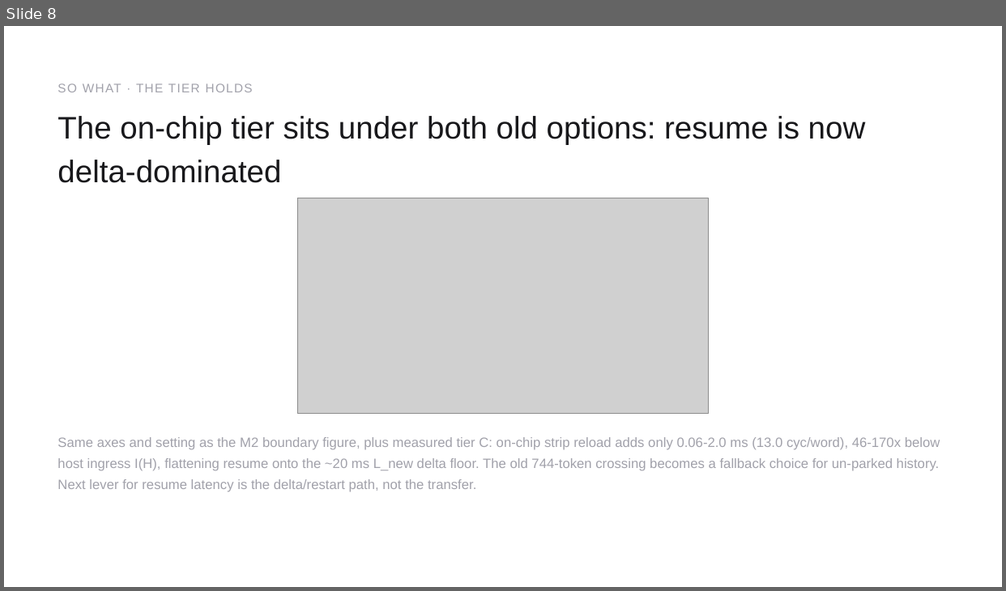
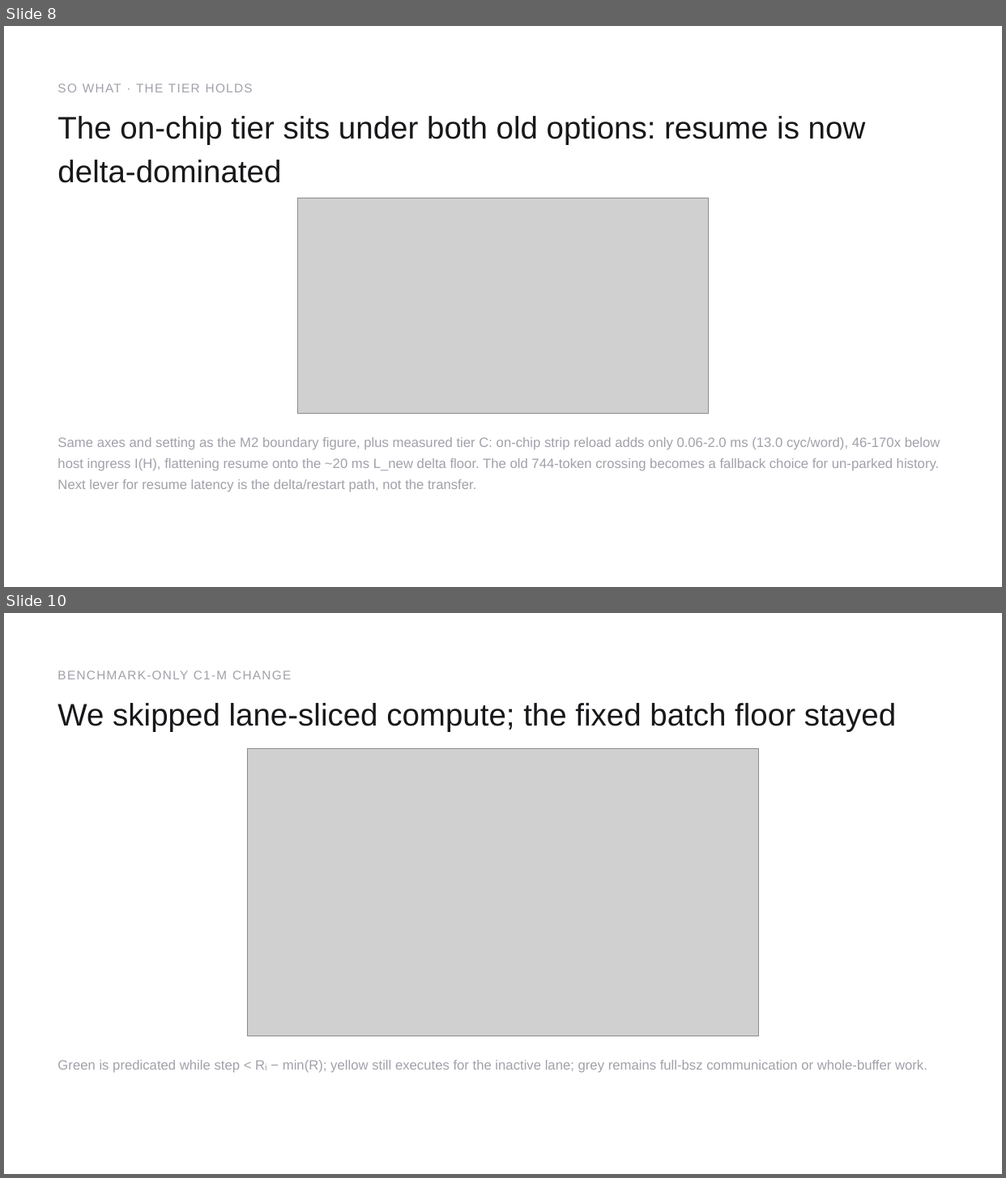
Before and after one commit to happyandslow/agent-memory, a slide deck: projects/WaferEngine-staging/meetings/2026-08-24.pptx. Shown one above the other, each under a label of ours: slide 8 before the commit, slides 8 and 10 after it; the slides between them are not shown. The pictures are 1006x591 and 1006x1178 pixels, drawn with LibreOffice and Linux fonts; fonts in the diff are those of the drawing; grey boxes stand for pictures. Boxes give left, top, right and bottom in pixels: in the first picture for what was removed or moved away, otherwise in the second. Text is boxed around its words. In the diff, an @@ line names an element or a change of style, - is before the commit and + after.

```diff
--- a/projects/WaferEngine-staging/meetings/2026-08-24.pptx
+++ b/projects/WaferEngine-staging/meetings/2026-08-24.pptx
@@ slide 10 added at (4,613,1002,1174), background #FFFFFF @@
@@ text added at (57,671,291,679), 18 pt, text #A1A1AA @@
+BENCHMARK-ONLY C1-M CHANGE
@@ text added at (57,703,896,731), 45 pt, text #18181B @@
+We skipped lane-sliced compute; the fixed batch floor stayed
@@ picture added at (248,749,759,1036) @@
@@ text added at (57,1060,927,1073), 19.5 pt, text #A1A1AA @@
+Green is predicated while step < Rᵢ − min(R); yellow still executes for the inactive lane; grey remains full-bsz communication or whole-buffer work.
```
Also in this commit, not shown: 3 other slides added, 34 other files.
